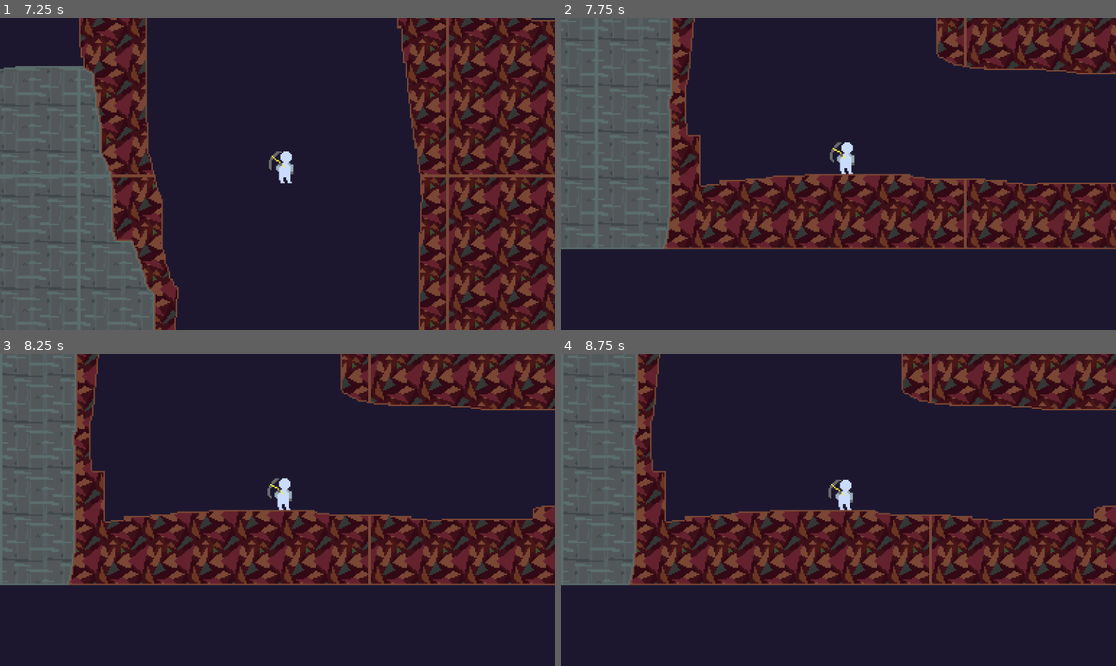
Above: before the commit, frames 1-4 (two rows, left to right).
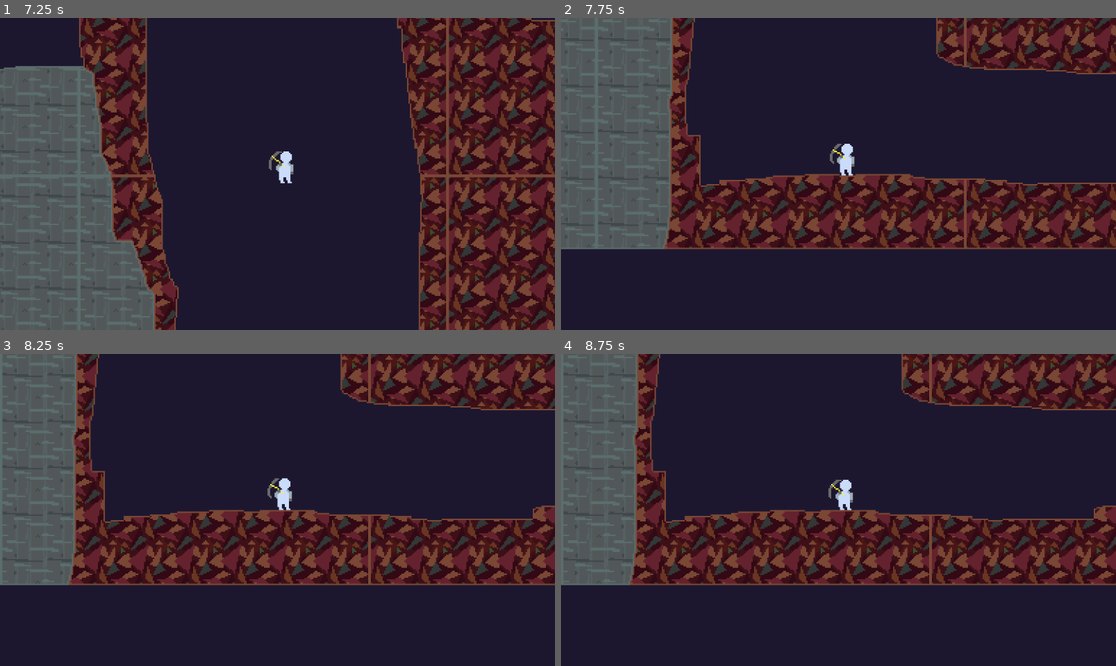
Above: after the commit, the same moments.

Repository: henriqueBD/core
Game: Godot game, scene res://scenes/game.tscn
The game is run twice, just before and just after one commit, with the same random seed, the same clock (stepped at 60 frames per second) and the same inputs.
Inputs (mouse positions are in pixels of both pictures, inside the frame that each line leads up to):
- Up to frame 1 (7.25 s): tap Enter at 0.5 s; move the mouse to (249, 236) at 0.52 s; hold Up (ui_up) 0.53-2.03 s; tap L (hit_pickaxe) at 0.6 s; click (249, 236) at 0.67 s; tap Space (jump) at 0.77, 1.52, 3.02, 3.77, 4.52, 6.02, 6.77 s; move the mouse to (444, 220) at 1.27 s; click (444, 220) at 1.35 s; move the mouse to (111, 127) at 2.02 s; hold Left (ui_left) 2.03-3.53 s; tap Mouse wheel down (scroll_down) at 2.1 s; click (111, 127) at 2.17 s; move the mouse to (305, 174) at 2.77 s; tap Mouse wheel up (scroll_up) at 2.85 s; click (305, 174) at 2.92 s; move the mouse to (194, 96) at 3.52 s; hold Down (ui_down) 3.53-4.28 s; tap 1 at 3.6 s; click (194, 96) at 3.67 s; move the mouse to (399, 158) at 4.27 s; hold Right (ui_right) 4.28-5.03 s; tap 2 at 4.35 s; click (399, 158) at 4.42 s; move the mouse to (166, 189) at 5.02 s; hold Up (ui_up) 5.03-5.78 s; tap 0 at 5.1 s; click (166, 189) at 5.17 s; move the mouse to (333, 105) at 5.77 s; hold Right (ui_right) from 5.78 s (still down); tap Shift at 5.85 s; click (333, 105) at 5.92 s; move the mouse to (249, 236) at 6.52 s; tap 3 at 6.6 s; click (249, 236) at 6.67 s
- Up to frame 2 (7.75 s): keep holding Right (ui_right); move the mouse to (1005, 220) at 7.27 s; tap 4 at 7.35 s; click (1005, 220) at 7.42 s; tap Space (jump) at 7.52 s
- Up to frame 3 (8.25 s): move the mouse to (111, 463) at 8.02 s; release Right (ui_right) at 8.03 s; hold Down (ui_down) from 8.03 s (still down); tap 5 at 8.1 s; click (111, 463) at 8.17 s
- Up to frame 4 (8.75 s): keep holding Down (ui_down)

Frame 1 is identical in both runs. In frame 2, 0.1% of the frame differs, in the area x 48-54%, y 39-52%; in frame 3, less than 0.1%; in frame 4, less than 0.1%.

Commit message:
a lot of updates at once

Diff:
--- a/entities/object_data_base.gd
+++ b/entities/object_data_base.gd
@@ -1,5 +1,65 @@
 class_name obj_chunk
-extends Resource
 
-@export var id: Array[int]
-@export var pos: Array[Vector2]
+var id: Array[int]
+var pos: Array[Vector2]
+
+static func serialize_and_save(data: obj_chunk, coord_to_save: Vector2i) -> void:
+	var file_path: String = chunk_tile.get_entities_map(coord_to_save)
+
+	if data.id.is_empty():
+		if FileAccess.file_exists(file_path):
+			DirAccess.remove_absolute(ProjectSettings.globalize_path(file_path))
+		return
+
+	if data.pos.size() != data.id.size():
+		printerr("Error in saving objs for chunk " + str(coord_to_save))
+		return
+
+	var bytes: PackedByteArray = PackedByteArray()
+	bytes.resize(data.pos.size() * 8 + data.id.size() * 8) # assuming 8 bytes per Vector2/Int64 component
+	var offset: int = 0
+
+	for p: Vector2 in data.pos:
+		bytes.encode_float(offset, p.x)
+		bytes.encode_float(offset + 4, p.y)
+		offset += 8
+
+	for id_tmp: int in data.id:
+		bytes.encode_s64(offset, id_tmp)
+		offset += 8
+
+	var file: FileAccess = FileAccess.open(file_path, FileAccess.WRITE)
+	if file: file.store_buffer(bytes)
+	else: printerr(FileAccess.get_open_error())
+	file.close()
+
+static func deserialize(coords: Vector2i) -> obj_chunk:
+	var file: FileAccess = FileAccess.open(chunk_tile.get_entities_map(coords), FileAccess.READ)
+	if file == null:
+		return obj_chunk.new()
+
+	var size: int = file.get_length()
+	var data: PackedByteArray = file.get_buffer(size)
+	file.close()
+
+	var stream: StreamPeerBuffer = StreamPeerBuffer.new()
+	stream.data_array = data
+
+	var chunk_objs: obj_chunk = obj_chunk.new()
+	chunk_objs.pos = []
+	chunk_objs.id = []
+
+	var count: int = size / 16
+
+	# Read positions
+	for i: int in count:
+		var x: float = stream.get_float()
+		var y: float = stream.get_float()
+		chunk_objs.pos.append(Vector2(x, y))
+
+	# Read IDs
+	for i: int in count:
+		var id_val: int = stream.get_64()
+		chunk_objs.id.append(id_val)
+
+	return chunk_objs
--- a/project.godot
+++ b/project.godot
@@ -23,6 +23,7 @@
 
 gdscript/warnings/untyped_declaration=2
 gdscript/warnings/inferred_declaration=2
+gdscript/warnings/integer_division=0
 
 [display]
 
--- a/scenes/game.tscn
+++ b/scenes/game.tscn
@@ -1,9 +1,11 @@
-[gd_scene load_steps=5 format=3 uid="uid://p22pqxsrvqus"]
+[gd_scene load_steps=7 format=3 uid="uid://p22pqxsrvqus"]
 
 [ext_resource type="Script" uid="uid://b3bg4gilb8xkb" path="res://scripts/objects_signal.gd" id="1_lbhrr"]
 [ext_resource type="Script" uid="uid://cqnx0060bfqfg" path="res://scripts/camera_follow.gd" id="1_lnu2h"]
 [ext_resource type="PackedScene" uid="uid://c53auncdmtksg" path="res://scenes/chunk.tscn" id="2_yqjtg"]
 [ext_resource type="PackedScene" uid="uid://bpytpor8ff704" path="res://scenes/player.tscn" id="3_lnu2h"]
+[ext_resource type="PackedScene" uid="uid://mqwh6xku2waw" path="res://entities/falling_spike_small/falling_spike_small.tscn" id="5_p57ef"]
+[ext_resource type="Script" uid="uid://176l8id71dct" path="res://scripts/object_tracking.gd" id="6_u5sy4"]
 
 [node name="Game" type="Node2D"]
 script = ExtResource("1_lbhrr")
@@ -28,3 +30,10 @@
 _tunelling_speed = 200.0
 _turning_speed_tunneling = 4.5
 _exit_speed = 3.0
+
+[node name="FallingSpikeSmall" type="Area2D" parent="." instance=ExtResource("5_p57ef")]
+position = Vector2(415, 651)
+script = ExtResource("6_u5sy4")
+metadata/original_pos = Vector2(415, 651)
+
+[connection signal="area_entered" from="FallingSpikeSmall" to="FallingSpikeSmall" method="_on_area_entered"]
--- a/scripts/chunk_tile.gd
+++ b/scripts/chunk_tile.gd
@@ -21,7 +21,7 @@
 enum TILE_POS { CENTER, TOP, BOTTOM, LEFT, RIGHT, TOP_LEFT }
 
 static func get_entities_map(entities_cord: Vector2i) -> String:
-	return "res://entities_map/%d-%d.res" % [entities_cord.x, entities_cord.y]
+	return "res://entities_map/%d-%d.dat" % [entities_cord.x, entities_cord.y]
 
 func initialize(c: Vector2i, data_empty: PackedByteArray = []) -> obj_chunk:
 	self.set_process(false)
@@ -56,19 +56,14 @@
 	self.texture = tex
 
 	# Load entities
-	entities = obj_chunk.new()
-	var path: String = get_entities_map(self.coords)
-	if FileAccess.file_exists(path):
-		entities = ResourceLoader.load(path)
-		return entities
-	else:
-		return null
-
-func initialize_deffered(key: Vector2i, decompressed_data: PackedByteArray, image: Image, instances: Array[Node]) -> void:
+	entities = obj_chunk.deserialize(c)
+	return entities
+
+func initialize_deffered(key: Vector2i, decompressed_data: PackedByteArray, image: Image, instances: Array[Node2D]) -> void:
 	var sprite: ImageTexture = ImageTexture.create_from_image(image)
 	call_deferred("_initialize_deffered_helper", key, decompressed_data, image, sprite, instances)
 
-func _initialize_deffered_helper(key: Vector2i, decompressed_data: PackedByteArray, image: Image, sprite: ImageTexture, instances: Array[Node]) -> obj_chunk:
+func _initialize_deffered_helper(key: Vector2i, decompressed_data: PackedByteArray, image: Image, sprite: ImageTexture, instances: Array[Node2D]) -> obj_chunk:
 	self.set_process(false)
 
 	self.coords = key
@@ -82,8 +77,12 @@
 	self.tex = sprite
 	self.texture = sprite
 
-	for obj: Node in instances:
+	for obj: Node2D in instances:
+
+		##Fix later
+		#var b: Vector2 = obj.global_position
 		self.add_child(obj)
+		#obj.global_position = b
 		obj.owner = self
 
 	return null
@@ -489,12 +488,7 @@
 		_save_terrain()
 
 func _save_entities() -> void:
-	var file_path: String = get_entities_map(self.coords)
-	if len(entities.id) > 0:
-		ResourceSaver.save(entities, file_path)
-	else:
-		if FileAccess.file_exists(file_path):
-			DirAccess.remove_absolute(ProjectSettings.globalize_path(file_path))
+	obj_chunk.serialize_and_save(self.entities, self.coords)
 
 func _save_terrain() -> void:
 	var target_path: String = chunk_mng.get_chunk_path(coords)
@@ -552,9 +546,9 @@
 		self.add_child(sprite)
 		sprite.owner = self
 
-func add_entity_backend(id: int, pos: Vector2) -> void:
+func add_entity_backend(id: int, global_pos: Vector2) -> void:
 	entities.id.append(id)
-	entities.pos.append(pos)
+	entities.pos.append(self.to_local(global_pos))
 	changed_entities = true
 
 func clear_entity_backend() -> void:
--- a/scripts/chunks.gd
+++ b/scripts/chunks.gd
@@ -17,12 +17,17 @@
 @export var save_on_exit: bool
 
 var _chunks_dict: Dictionary[Vector2i, chunk_tile] = {}
+var _chunks_dict_mutex: Mutex = Mutex.new()
 var _chunks_buff_dict: Dictionary[Vector2i, bool]
 
-var _array_load_mutex: Mutex = Mutex.new()
+var _use_multithread: bool = false
 var _loader_continue: bool = true
 var _loader_thread: Thread
+
+var _array_load_mutex: Mutex = Mutex.new()
 var _chunk_load_queue: Array[Vector2i] = []
+var _array_unload_mutex: Mutex = Mutex.new()
+var _chunk_unload_queue: Array[Vector2i] = []
 
 var _last_center_chunk: Vector2i = Vector2i(-1, -1)
 var _curr_center_chunk: Vector2i
@@ -33,7 +38,7 @@
 
 static var obj_id_to_name: Dictionary[int, String] = {}
 
-#Debug only remove on release
+#Debug only remove on release !
 var should_mouse_break: bool = true
 
 var editor_stuff_active: bool = false
@@ -49,6 +54,7 @@
 			var script: Script = load("res://scripts/objects_signal.gd")
 			if script: parent.set_script(script)
 	else:
+		_use_multithread = true
 		Global.chunks = self
 
 	emptyChunkTemplate = FileAccess.get_file_as_bytes(emptyChunkPath)
@@ -62,10 +68,8 @@
 	chunk_tile._tile_sprites = tile_sprites
 	chunk_tile._chunks_loaded = _chunks_dict
 
-func _ready() -> void:
 	_load_chunk(Vector2i(0,0))
-	_loader_thread = Thread.new()
-	_loader_thread.start(_loader_process)
+	if _use_multithread: _loader_start()
 
 func late_ready() -> void:
 	if !Engine.is_editor_hint():
@@ -94,13 +98,36 @@
 	else:
 		load_nearby_chunks(player.global_position)
 
+#region Chunk loader
+
+func _loader_start() -> void:
+	if _loader_thread and _loader_thread.is_alive():
+		_loader_continue = false
+		_reset_queues()
+		_loader_thread.wait_to_finish()
+	_reset_queues()
+	_loader_thread = Thread.new()
+	_loader_continue = true
+	_loader_thread.start(_loader_process)
+
+func _reset_queues() -> void:
+	_array_load_mutex.lock()
+	_chunk_load_queue = []
+	_array_load_mutex.unlock()
+	_array_unload_mutex.lock()
+	_chunk_unload_queue = []
+	_array_unload_mutex.unlock()
+
+# Multithreaded chunk loading and unloading:
 func _loader_process() -> void:
 	while _loader_continue:
+
+		# Load chunks
 		if !_chunk_load_queue.is_empty():
 			_array_load_mutex.lock()
 			var chunk_to_load_coords: Vector2i = _chunk_load_queue.pop_front()
+			_array_load_mutex.unlock()
 			print("loading from thread " + str(chunk_to_load_coords))
-			_array_load_mutex.unlock()
 
 			var new_chunk_instance: chunk_tile = chunk_scene.instantiate()
 
@@ -110,19 +137,44 @@
 
 			var terrain_image: Image = chunk_tile.create_texture_from_terrain_data(terrain_data)
 
-			var instances: Array[Node] = []
-			var path: String = chunk_tile.get_entities_map(chunk_to_load_coords)
-
-			if FileAccess.file_exists(path):
-				var entities: obj_chunk = ResourceLoader.load(path, "obj_chunk")
+			var instances: Array[Node2D] = []
+			var entities: obj_chunk = obj_chunk.deserialize(chunk_to_load_coords)
+
+			if !entities.id.is_empty():
+				print("Loading entities")
 				if entities:
 					if Engine.is_editor_hint():
-						add_objects_editor(entities)
+						add_objects_editor(new_chunk_instance, entities)
 					else:
 						instances = _get_objects(entities)
+				else:
+					printerr("Failed to get entities at chunk " + str(chunk_to_load_coords))
 
 			call_deferred("_instantiate_chunk", new_chunk_instance, chunk_to_load_coords)
 			new_chunk_instance.initialize_deffered(chunk_to_load_coords, terrain_data, terrain_image, instances)
+
+		#Unload chunks
+		if !_chunk_unload_queue.is_empty():
+			_array_unload_mutex.lock()
+			var chunk_to_unload_coords: Vector2i = _chunk_unload_queue.pop_front()
+			_array_unload_mutex.unlock()
+			print("unloading from thread " + str(chunk_to_unload_coords))
+			if !_chunks_dict.has(chunk_to_unload_coords): continue
+			var chunk_to_remove: chunk_tile = _chunks_dict[chunk_to_unload_coords]
+
+			if !save_on_exit:
+				chunk_to_remove._terrain_really_changed = false
+				chunk_to_remove.changed_terrain = false
+				chunk_to_remove.changed_entities = false
+
+			chunk_to_remove.unload()
+			chunk_to_remove.queue_free()
+
+			_chunks_dict_mutex.lock()
+			_chunks_dict.erase(chunk_to_unload_coords)
+			_chunks_dict_mutex.unlock()
+
+#endregion
 
 func _loader_end() -> void:
 	_loader_continue = false
@@ -287,10 +339,12 @@
 			if is_chunk_in_bounds(chunk_to_check):
 				_chunks_buff_dict[chunk_to_check] = true
 				if not _chunks_dict.has(chunk_to_check):
-					#_load_chunk(chunk_to_check)
-					_array_load_mutex.lock()
-					_chunk_load_queue.append(chunk_to_check)
-					_array_load_mutex.unlock()
+					if _use_multithread:
+						_array_load_mutex.lock()
+						_chunk_load_queue.append(chunk_to_check)
+						_array_load_mutex.unlock()
+					else:
+						_load_chunk(chunk_to_check)
 					if Engine.is_editor_hint():
 						editor_msg += "({x}, {y}) ".format({"x": chunk_to_check.x, "y": chunk_to_check.y})
 
@@ -304,7 +358,12 @@
 		if not _chunks_buff_dict.has(key):
 			to_remove.append(key)
 	for key: Vector2i in to_remove:
-		_unload_chunk(key)
+		if _use_multithread:
+			_array_unload_mutex.lock()
+			_chunk_unload_queue.append(key)
+			_array_unload_mutex.unlock()
+		else:
+			_unload_chunk(key)
 		if Engine.is_editor_hint():
 			editor_msg += "({x}, {y}) ".format({"x": key.x, "y": key.y})
 
@@ -325,30 +384,21 @@
 	var newChunk: chunk_tile = chunk_scene.instantiate()
 	var entities: obj_chunk = newChunk.initialize(load_coords)
 
-	newChunk.fix_borders()
-
-	var coord_tmp: Vector2i = load_coords + Vector2i.UP
-	if _chunks_dict.has(coord_tmp): _chunks_dict[coord_tmp].fix_borders()
-	coord_tmp = load_coords + Vector2i.DOWN
-	if _chunks_dict.has(coord_tmp): _chunks_dict[coord_tmp].fix_borders()
-	coord_tmp = load_coords + Vector2i.LEFT
-	if _chunks_dict.has(coord_tmp): _chunks_dict[coord_tmp].fix_borders()
-	coord_tmp = load_coords + Vector2i.RIGHT
-	if _chunks_dict.has(coord_tmp): _chunks_dict[coord_tmp].fix_borders()
-
 	_instantiate_chunk(newChunk, load_coords)
 
-	if entities == null: return
+	if entities.id.is_empty(): return
 
 	if Engine.is_editor_hint():
-		add_objects_editor(entities)
+		add_objects_editor(newChunk, entities)
 	else:
 		add_objects(newChunk, entities)
 
 func _instantiate_chunk(new_chunk: chunk_tile, new_chunk_coords: Vector2i) -> void:
 	add_child(new_chunk)
 	new_chunk.owner = self
+	_chunks_dict_mutex.lock()
 	_chunks_dict[new_chunk_coords] = new_chunk
+	_chunks_dict_mutex.unlock()
 
 func _unload_chunk(unloadCoords: Vector2i) -> void:
 	if !_chunks_dict.has(unloadCoords): return
@@ -360,10 +410,12 @@
 		chunk_to_remove.changed_entities = false
 
 	chunk_to_remove.unload()
+	_chunks_dict_mutex.lock()
 	_chunks_dict.erase(unloadCoords)
+	_chunks_dict_mutex.unlock()
 	chunk_to_remove.queue_free()
 
-func add_objects_editor(entities: obj_chunk) -> void:
+func add_objects_editor(original_chunk: chunk_tile, entities: obj_chunk) -> void:
 	var main_node: Node = self.get_parent()
 	if !main_node: return
 
@@ -376,7 +428,8 @@
 		var instance_scene: PackedScene = load(path)
 		var instance: Node2D = instance_scene.instantiate()
 		#instance.global_position = entities.pos[i]
-		instance.set_meta("original_pos", entities.pos[i])
+		var instance_global_pos: Vector2 = original_chunk.to_global(entities.pos[i])
+		instance.set_meta("original_pos", instance_global_pos)
 		main_node.add_child(instance)
 		instance.owner = main_node
 
@@ -395,21 +448,22 @@
 		chunk_to_add.editor_add_entity(obj, objs.id[i])
 	chunk_to_add.changed_entities = false
 
-func _get_objects(objs: obj_chunk) -> Array[Node]:
-	var instances: Array[Node] = []
+func _get_objects(objs: obj_chunk) -> Array[Node2D]:
+	var instances: Array[Node2D] = []
 
 	for i: int in range(len(objs.id)):
 		var obj_name: String = obj_id_to_name[objs.id[i]]
-		var path: String = "res://entities/%s/%s.tscn" % [obj_name, obj_name]
-
+		var path: String = "%s%s/%s.tscn" % [Global.objs_path, obj_name, obj_name]
 		if !FileAccess.file_exists(path):
-			printerr("could not find file at " + path)
+			printerr("Did not find path at " + path)
 			continue
-
-		var tmp: PackedScene = load(path)
-		var obj: Area2D = tmp.instantiate()
-		obj.global_position = objs.pos[i]
-		instances.append(obj)
+		else:
+			print("Loading " + path)
+		var instance_scene: PackedScene = load(path)
+		var instance: Node2D = instance_scene.instantiate()
+		print(instance)
+		instance.global_position = objs.pos[i]
+		instances.append(instance)
 
 	return instances
 
@@ -430,7 +484,9 @@
 	newChunk.initialize(new_chunk_pos, emptyChunkTemplate)
 	newChunk._save_terrain()
 	add_child(newChunk)
+	_chunks_dict_mutex.lock()
 	_chunks_dict[new_chunk_pos] = newChunk
+	_chunks_dict_mutex.unlock()
 
 func add_object_viewport(world_pos: Vector2, obj_id: int) -> void:
 	if !Engine.is_editor_hint(): return
--- a/scripts/object_tracking.gd
+++ b/scripts/object_tracking.gd
@@ -12,7 +12,7 @@
 
 func _enter_tree() -> void:
 	if !Engine.is_editor_hint():
-		printerr("No editor objects allowed in game")
+		print("No editor objects allowed in game")
 		self.set_script(null)
 		queue_free()
 		return
Not shown, changed: addons/map_editor/map_editor.gd
Binary file changed: chunks/0_2.dat
Binary file changed: chunks/2_2.dat
Binary file added: entities_map/1-2.dat
